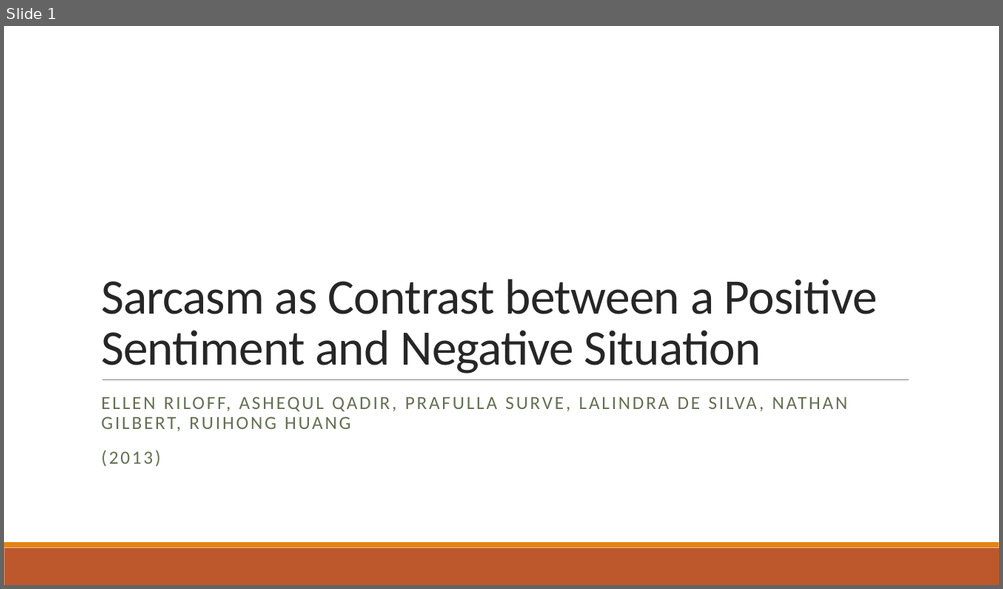
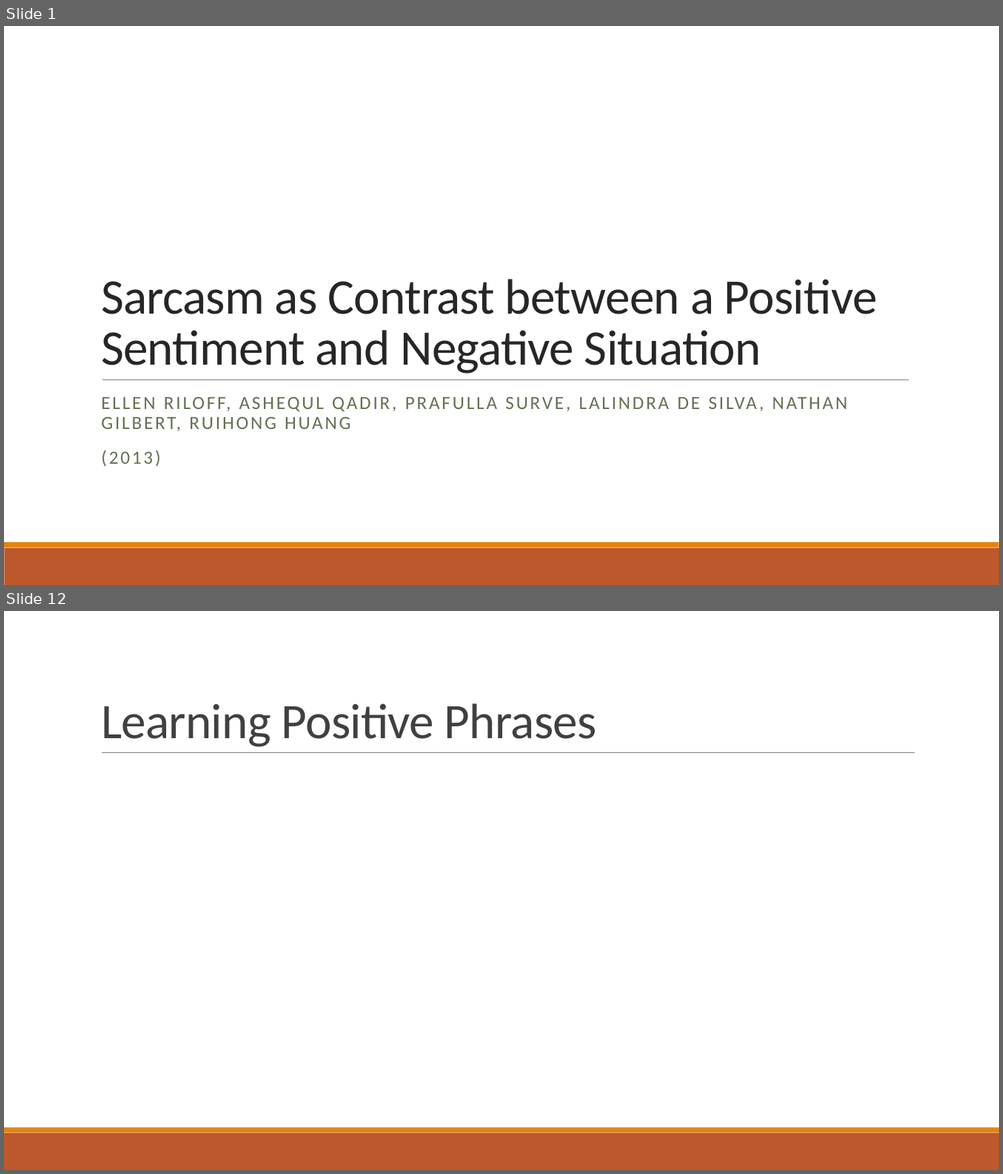
Before and after one commit to liangxh/grad, a slide deck: [文献调研] Sarcasm as Contrast between a Positive Sentiment and Negative Situation.pptx. Shown one above the other, each under a label of ours: slide 1 before the commit, slides 1 and 12 after it; the slides between them are not shown. The pictures are 1003x589 and 1003x1174 pixels, drawn with LibreOffice and Linux fonts; fonts in the diff are those of the drawing; grey boxes stand for pictures. Boxes give left, top, right and bottom in pixels: in the first picture for what was removed or moved away, otherwise in the second. Text is boxed around its words. In the diff, an @@ line names an element or a change of style, - is before the commit and + after.

```diff
--- a/[文献调研] Sarcasm as Contrast between a Positive Sentiment and Negative Situation.pptx
+++ b/[文献调研] Sarcasm as Contrast between a Positive Sentiment and Negative Situation.pptx
@@ slide 12 added at bbox=[4, 611, 999, 1170], background #FFFFFF; not listed: 2 template elements that a slide beside it also shows @@
@@ title added at bbox=[101, 703, 597, 747], 48 pt, text #404040 @@
+Learning Positive Phrases
@@ line added from (102, 753) to (915, 753), #808080 0.5 pt @@
```
Also in this commit, not shown: 8 slides changed, 14 other slides added, 3 slides removed.
